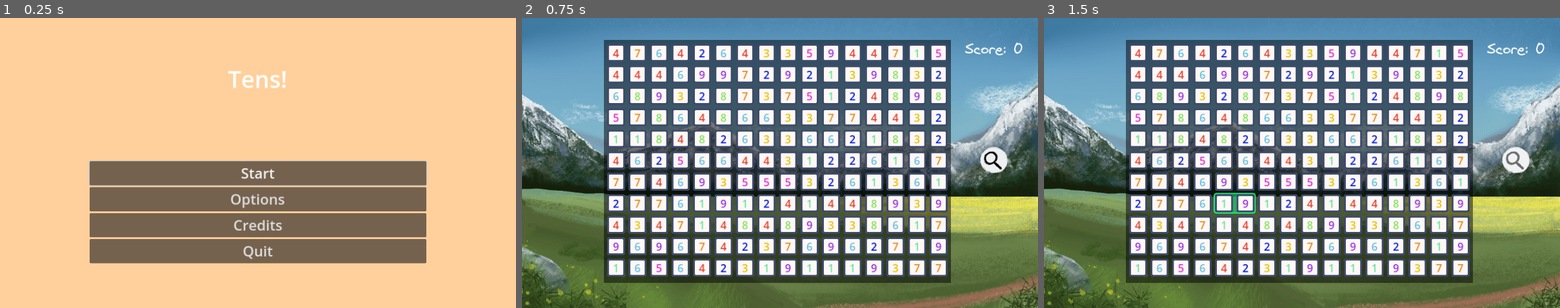
Above: before the commit, frames 1-3 (left to right).
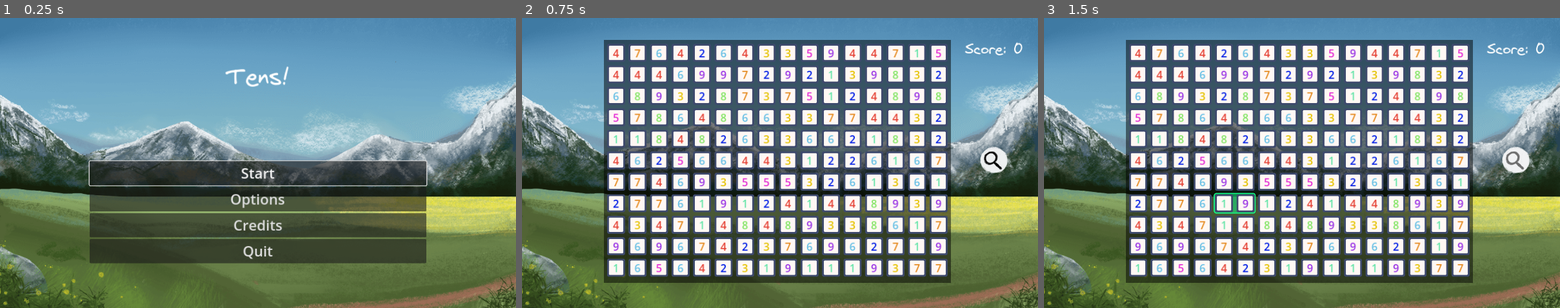
Above: after the commit, the same moments.

Repository: Yngwarr/tens
Game: Godot game, scene res://scenes/MainMenu.tscn
Two runs of this game, one before a commit and one after it. Both use one fixed random seed, a clock stepped at 60 frames per second and the inputs below.
Inputs (mouse positions are in pixels of both pictures, inside the frame that each line leads up to):
- Up to frame 1 (0.25 s): no input
- Up to frame 2 (0.75 s): click "Start" at 0.5 s
- Up to frame 3 (1.5 s): click (1513, 160) at 1.25 s

The runs differ from the first frame. In frame 1, 99% of the frame differs, in the area x 0-100%, y 0-100%; in frame 2, nothing differs; in frame 3, nothing differs.

Commit message:
better pause menu

Diff:
--- a/project.godot
+++ b/project.godot
@@ -51,4 +51,4 @@
 renderer/rendering_method="gl_compatibility"
 renderer/rendering_method.mobile="gl_compatibility"
 textures/vram_compression/import_etc2_astc=true
-environment/defaults/default_clear_color=Color(1, 0.815686, 0.611765, 1)
+environment/defaults/default_clear_color=Color(0.376471, 0.607843, 0.752941, 1)
--- /dev/null
+++ b/scenes/Background.tscn
@@ -0,0 +1,28 @@
+[gd_scene load_steps=2 format=3 uid="uid://d0dr1lbayxhmb"]
+
+[ext_resource type="Texture2D" uid="uid://br8avg7b3dgtr" path="res://img/bg.png" id="1_l0v4c"]
+
+[node name="Background" type="CanvasLayer"]
+layer = -1
+
+[node name="bg" type="TextureRect" parent="."]
+anchors_preset = 15
+anchor_right = 1.0
+anchor_bottom = 1.0
+grow_horizontal = 2
+grow_vertical = 2
+mouse_filter = 2
+texture = ExtResource("1_l0v4c")
+
+[node name="ColorRect" type="ColorRect" parent="."]
+anchors_preset = 15
+anchor_right = 1.0
+anchor_bottom = 1.0
+offset_left = 183.0
+offset_top = 49.0
+offset_right = -194.0
+offset_bottom = -56.0
+grow_horizontal = 2
+grow_vertical = 2
+mouse_filter = 2
+color = Color(0, 0, 0, 0.501961)
--- a/scenes/Game.tscn
+++ b/scenes/Game.tscn
@@ -1,7 +1,7 @@
 [gd_scene load_steps=25 format=3 uid="uid://csahdmph2aji4"]
 
 [ext_resource type="Script" path="res://src/Game.gd" id="1_wmfvw"]
-[ext_resource type="Texture2D" uid="uid://br8avg7b3dgtr" path="res://img/bg.png" id="2_1n4yb"]
+[ext_resource type="PackedScene" uid="uid://d0dr1lbayxhmb" path="res://scenes/Background.tscn" id="2_cmwjy"]
 [ext_resource type="Script" path="res://src/UI/PauseMenu.gd" id="2_xdcds"]
 [ext_resource type="Texture2D" uid="uid://dfun7mqa0ddnt" path="res://img/hint-button/normal.png" id="3_c6kah"]
 [ext_resource type="PackedScene" uid="uid://dp02anwflcyv8" path="res://scenes/OptionsWindow.tscn" id="3_j5m3f"]
@@ -52,30 +52,7 @@
 score_label = NodePath("HUD/ScoreLabel")
 hint_button = NodePath("HUD/Hint")
 
-[node name="Background" type="CanvasLayer" parent="."]
-layer = -1
-
-[node name="bg" type="TextureRect" parent="Background"]
-anchors_preset = 15
-anchor_right = 1.0
-anchor_bottom = 1.0
-grow_horizontal = 2
-grow_vertical = 2
-mouse_filter = 2
-texture = ExtResource("2_1n4yb")
-
-[node name="ColorRect" type="ColorRect" parent="Background"]
-anchors_preset = 15
-anchor_right = 1.0
-anchor_bottom = 1.0
-offset_left = 183.0
-offset_top = 49.0
-offset_right = -194.0
-offset_bottom = -56.0
-grow_horizontal = 2
-grow_vertical = 2
-mouse_filter = 2
-color = Color(0, 0, 0, 0.501961)
+[node name="Background" parent="." instance=ExtResource("2_cmwjy")]
 
 [node name="HUD" type="CanvasLayer" parent="."]
 
@@ -91,8 +68,10 @@
 offset_bottom = 26.0
 grow_horizontal = 0
 grow_vertical = 2
+tooltip_text = "Show hint."
 keep_pressed_outside = true
 shortcut = SubResource("Shortcut_uxviy")
+shortcut_in_tooltip = false
 texture_normal = ExtResource("3_c6kah")
 texture_pressed = ExtResource("4_3pnvk")
 texture_hover = ExtResource("5_tffks")
@@ -141,6 +120,19 @@
 grow_vertical = 2
 texture = ExtResource("8_lyls7")
 
+[node name="ColorRect" type="ColorRect" parent="PauseMenu"]
+anchors_preset = 15
+anchor_right = 1.0
+anchor_bottom = 1.0
+offset_left = 183.0
+offset_top = 49.0
+offset_right = -194.0
+offset_bottom = -56.0
+grow_horizontal = 2
+grow_vertical = 2
+mouse_filter = 2
+color = Color(0, 0, 0, 0.501961)
+
 [node name="Container" type="VBoxContainer" parent="PauseMenu"]
 anchors_preset = 15
 anchor_right = 1.0
@@ -154,6 +146,7 @@
 
 [node name="Title" type="Label" parent="PauseMenu/Container/TitleMargin"]
 layout_mode = 2
+theme_override_fonts/font = ExtResource("7_vbbfo")
 text = "Paused"
 label_settings = SubResource("LabelSettings_sgf64")
 horizontal_alignment = 1
@@ -213,6 +206,19 @@
 grow_vertical = 2
 texture = ExtResource("8_lyls7")
 
+[node name="ColorRect" type="ColorRect" parent="GameOverScreen"]
+anchors_preset = 15
+anchor_right = 1.0
+anchor_bottom = 1.0
+offset_left = 183.0
+offset_top = 49.0
+offset_right = -194.0
+offset_bottom = -56.0
+grow_horizontal = 2
+grow_vertical = 2
+mouse_filter = 2
+color = Color(0, 0, 0, 0.501961)
+
 [node name="Container" type="VBoxContainer" parent="GameOverScreen"]
 anchors_preset = 15
 anchor_right = 1.0
--- a/scenes/MainMenu.tscn
+++ b/scenes/MainMenu.tscn
@@ -1,8 +1,10 @@
-[gd_scene load_steps=7 format=3 uid="uid://cbplqxkaqi83r"]
+[gd_scene load_steps=9 format=3 uid="uid://cbplqxkaqi83r"]
 
 [ext_resource type="Script" path="res://src/UI/MainMenu.gd" id="1_62wd7"]
+[ext_resource type="PackedScene" uid="uid://d0dr1lbayxhmb" path="res://scenes/Background.tscn" id="2_0hy48"]
 [ext_resource type="Script" path="res://src/UI/ChangeSceneButton.gd" id="2_5fb6k"]
 [ext_resource type="PackedScene" uid="uid://dp02anwflcyv8" path="res://scenes/OptionsWindow.tscn" id="2_eahdg"]
+[ext_resource type="FontFile" uid="uid://f2i43irlym15" path="res://fonts/Virgil.woff2" id="3_67860"]
 [ext_resource type="Script" path="res://src/UI/ShowPopupButton.gd" id="3_pto1d"]
 [ext_resource type="Script" path="res://src/UI/QuitButton.gd" id="4_kgmp6"]
 
@@ -12,6 +14,11 @@
 [node name="MainMenu" type="Node2D" node_paths=PackedStringArray("first_to_focus")]
 script = ExtResource("1_62wd7")
 first_to_focus = NodePath("Menu/Container/MenuMargin/Menu/Start")
+
+[node name="Background" parent="." instance=ExtResource("2_0hy48")]
+
+[node name="ColorRect" parent="Background" index="1"]
+visible = false
 
 [node name="Menu" type="CanvasLayer" parent="."]
 
@@ -28,6 +35,7 @@
 
 [node name="Title" type="Label" parent="Menu/Container/TitleMargin"]
 layout_mode = 2
+theme_override_fonts/font = ExtResource("3_67860")
 text = "Tens!"
 label_settings = SubResource("LabelSettings_8bkd4")
 horizontal_alignment = 1
@@ -98,3 +106,5 @@
 
 [node name="CanvasLayer" type="CanvasLayer" parent="."]
 layer = 2
+
+[editable path="Background"]
